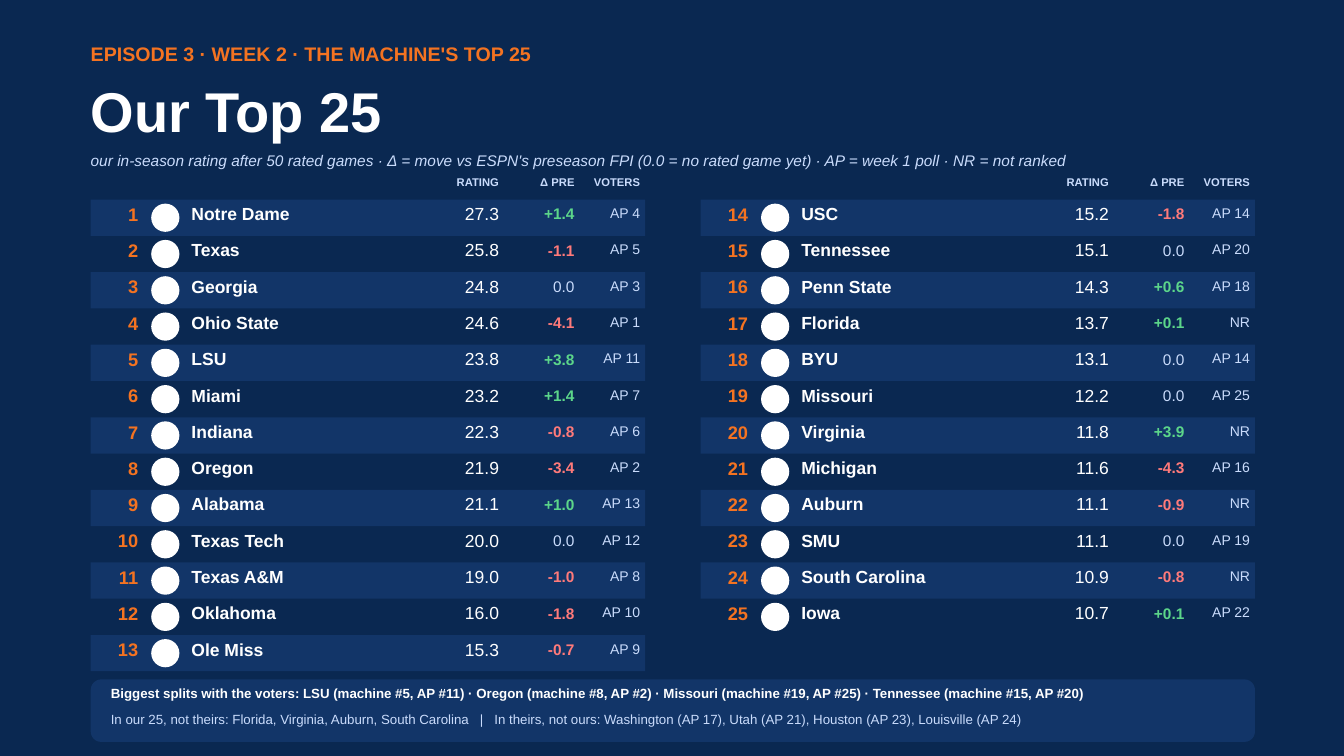
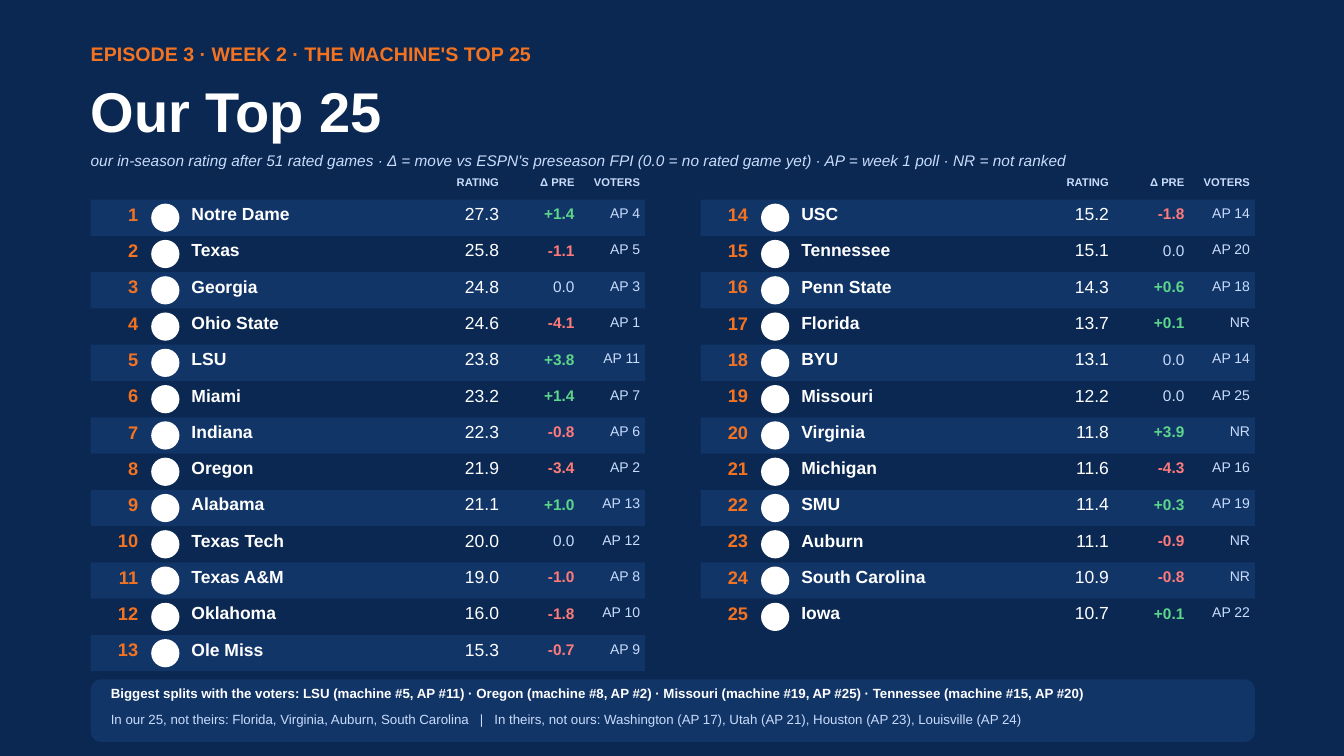
Before and after one commit to lucasalvarezflorida-lab/ncaa-fbs-analytics, a slide deck: slide 1 of decks/2026_Week2_Episode3.pptx. Drawn at 1344x756 pixels with LibreOffice and Linux fonts; fonts in the diff are those of the drawing; background and template pictures are left out. Boxes give left, top, right and bottom in pixels: in the first picture for what was removed or moved away, otherwise in the second. Text is boxed around its words. In the diff, an @@ line names an element or a change of style, - is before the commit and + after.

```diff
--- a/decks/2026_Week2_Episode3.pptx
+++ b/decks/2026_Week2_Episode3.pptx
@@ text at <box>91,155,1066,169</box>: text changed @@
-our in-season rating after 50 rated games · Δ = move vs ESPN's preseason FPI (0.0 = no rated game yet) · AP = week 1 poll · NR = not ranked
+our in-season rating after 51 rated games · Δ = move vs ESPN's preseason FPI (0.0 = no rated game yet) · AP = week 1 poll · NR = not ranked
@@ text "SMU": place and size @@
-text "SMU" at <box>801,535,840,547</box>
+text "SMU" at <box>801,498,840,510</box>
@@ text at <box>1076,498,1109,510</box>: text changed @@
-11.1
+11.4
@@ text at <box>1154,499,1184,510</box>: text changed; text colour #FF7A7A to #5CD68A @@
--0.9
++0.3
@@ text "AP 19": place and size @@
-text "AP 19" at <box>1212,535,1250,545</box>
+text "AP 19" at <box>1212,498,1250,508</box>
@@ text "Auburn": place and size @@
-text "Auburn" at <box>801,497,863,510</box>
+text "Auburn" at <box>801,534,863,547</box>
@@ text at <box>1158,535,1185,546</box>: text changed; text colour #CADCFC to #FF7A7A; bold on @@
-0.0
+-0.9
@@ text "NR": place and size @@
-text "NR" at <box>1230,498,1250,508</box>
+text "NR" at <box>1230,535,1250,545</box>
```
Also in this commit, not shown: 4 other slides changed, 7 other files.
